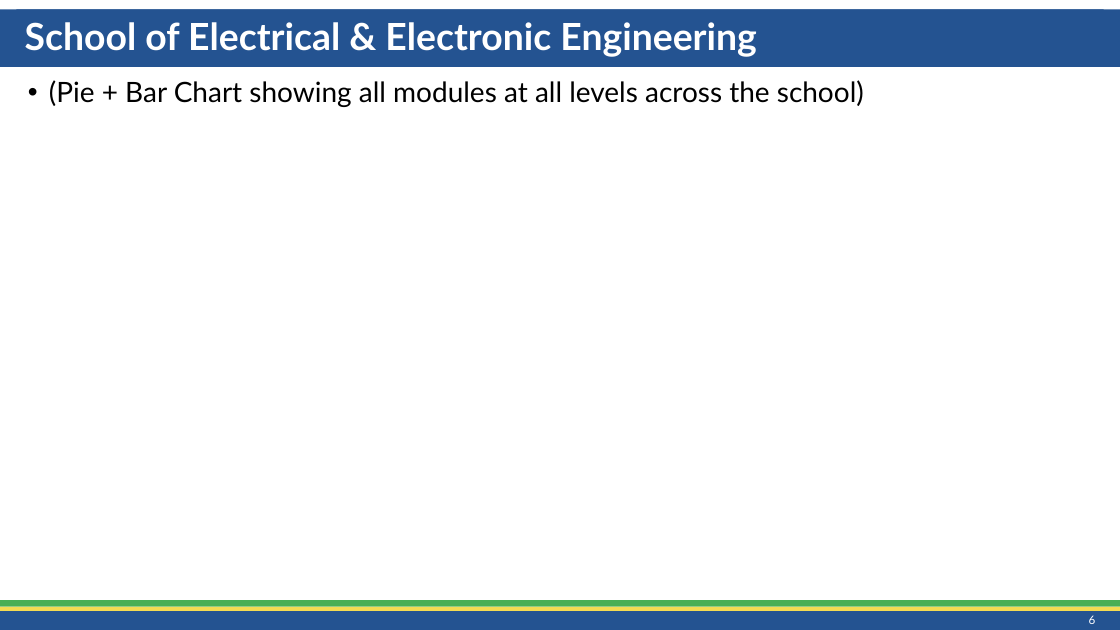
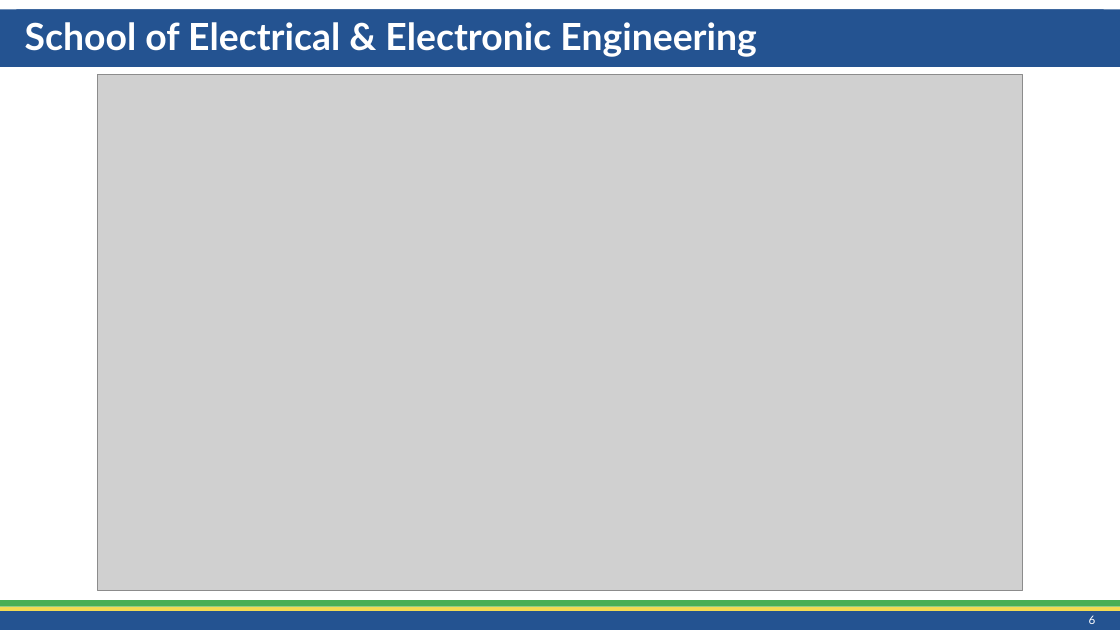
Before and after one commit to CathaloFaolain/ChatGPTAssessment, a slide deck: slide 6 of Slides/Schools Snapshot/AssessmentOverview_SEEE_202306.pptx. Drawn at 1120x630 pixels with LibreOffice and Linux fonts; fonts in the diff are those of the drawing; grey boxes stand for pictures. Boxes give left, top, right and bottom in pixels: in the first picture for what was removed or moved away, otherwise in the second. Text is boxed around its words. In the diff, an @@ line names an element or a change of style, - is before the commit and + after.

```diff
--- a/Slides/Schools Snapshot/AssessmentOverview_SEEE_202306.pptx
+++ b/Slides/Schools Snapshot/AssessmentOverview_SEEE_202306.pptx
@@ text removed at box(49, 80, 864, 107) @@
-• (Pie + Bar Chart showing all modules at all levels across the school)
@@ picture added at box(97, 74, 1023, 591) @@
```
Also in this commit, not shown: 5 other slides changed, 2 slides added, 2 slides removed, 18 other files.
